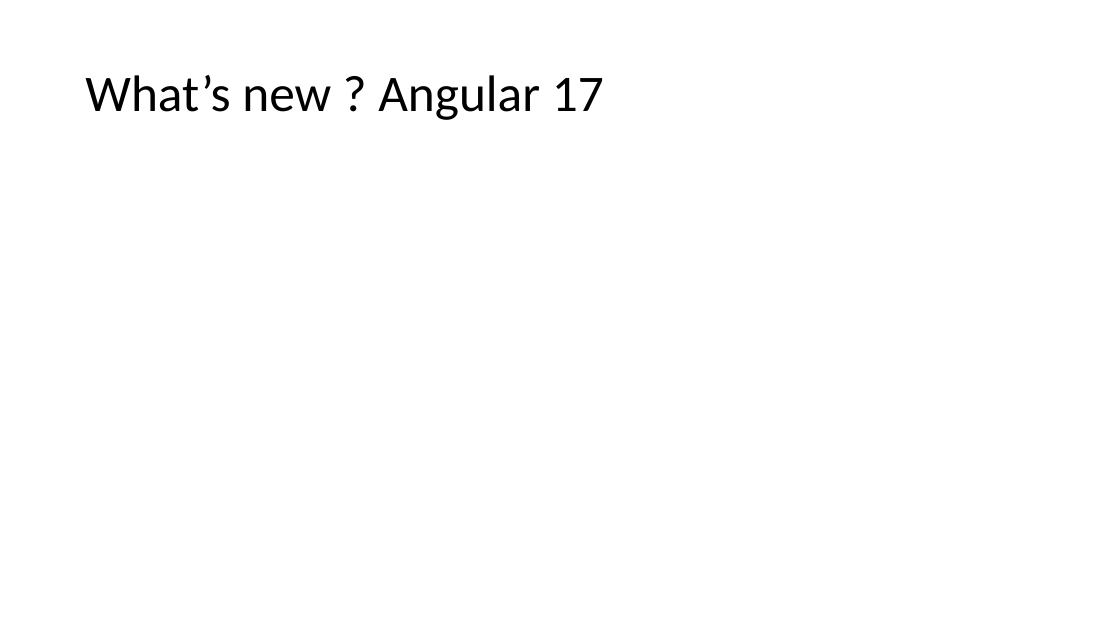
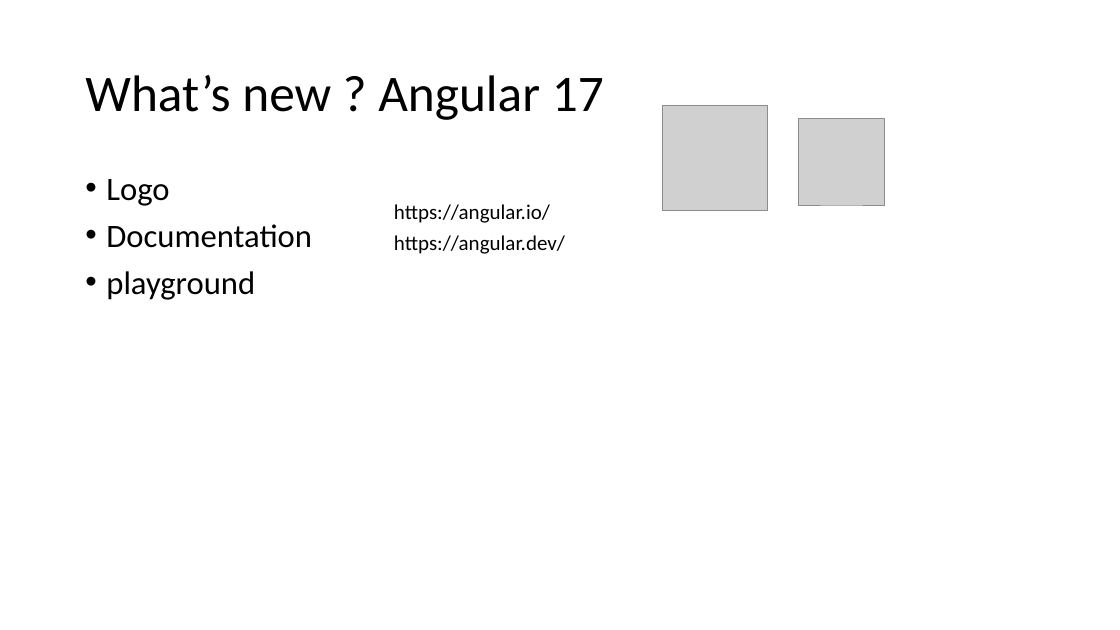
Before and after one commit to yatho/atelier-Angular17, a slide deck: slide 4 of Présentation.pptx. Drawn at 1120x630 pixels with LibreOffice and Linux fonts; fonts in the diff are those of the drawing; grey boxes stand for pictures. Boxes give left, top, right and bottom in pixels: in the first picture for what was removed or moved away, otherwise in the second. Text is boxed around its words. In the diff, an @@ line names an element or a change of style, - is before the commit and + after.

```diff
--- a/Présentation.pptx
+++ b/Présentation.pptx
@@ picture added at <box>663,106,768,211</box> @@
@@ picture added at <box>799,118,886,205</box> @@
@@ text added at <box>106,179,312,300</box>, 28 pt, text #000000 @@
+• Logo
+• Documentation
+• playground
@@ text added at <box>394,204,550,223</box>, 18 pt, text #000000 @@
+https://angular.io/
@@ text added at <box>394,235,565,254</box>, 18 pt, text #000000 @@
+https://angular.dev/
```
Also in this commit, not shown: 2 other slides changed, 12 slides added, 1 slide removed, 2 other files.
